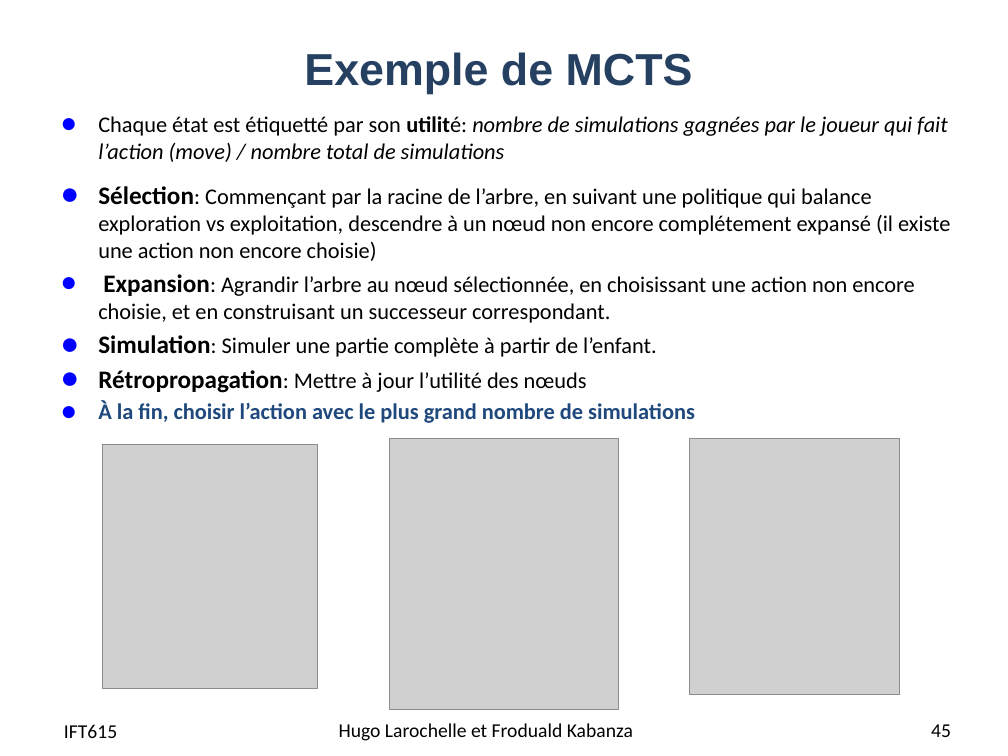
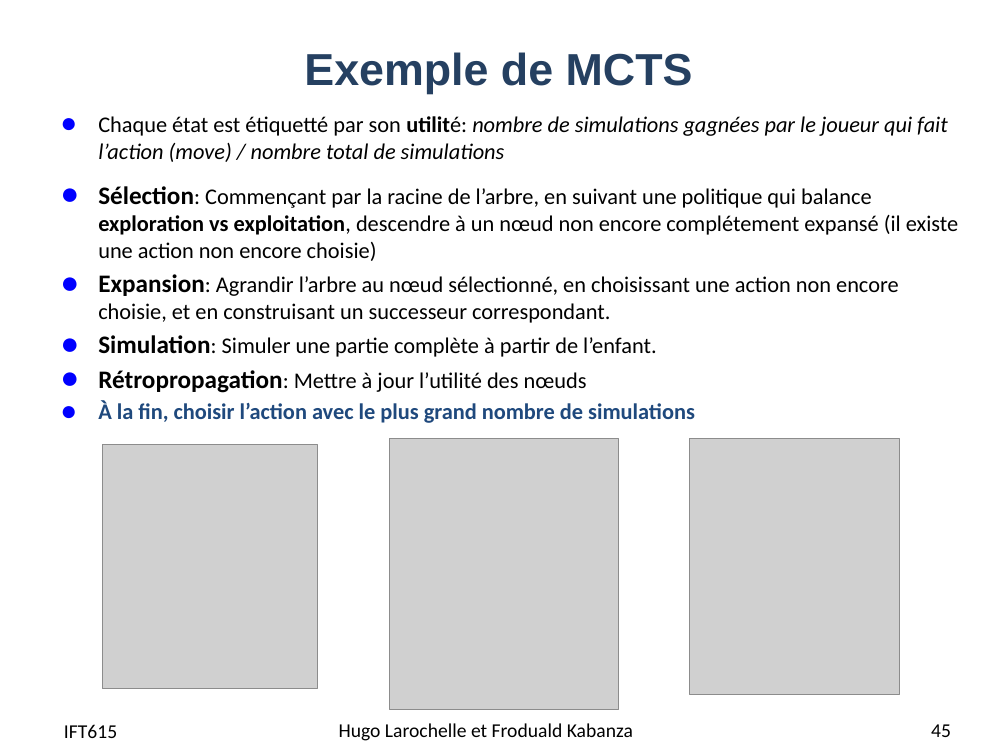
Before and after one commit to djeffkanda/djeffkanda.github.io, a slide deck: slide 45 of ift/assets/slides/ift615-17-Planification dans les jeux competitifs.pptx. Drawn at 1008x756 pixels with LibreOffice and Linux fonts; fonts in the diff are those of the drawing; grey boxes stand for pictures. Boxes give left, top, right and bottom in pixels: in the first picture for what was removed or moved away, otherwise in the second. Text is boxed around its words. In the diff, an @@ line names an element or a change of style, - is before the commit and + after.

```diff
--- a/ift/assets/slides/ift615-17-Planification dans les jeux competitifs.pptx
+++ b/ift/assets/slides/ift615-17-Planification dans les jeux competitifs.pptx
@@ text at (x1=98, y1=186, x2=958, y2=261): bold on in "exploration vs exploitation," @@
@@ text at (x1=98, y1=274, x2=898, y2=323): text changed @@
-● Expansion: Agrandir l’arbre au nœud sélectionnée, en choisissant une action non encore choisie, et en construisant un successeur correspondant.
+● Expansion: Agrandir l’arbre au nœud sélectionné, en choisissant une action non encore choisie, et en construisant un successeur correspondant.
```
Also in this commit, not shown: 3 other slides changed, 4 other files.
